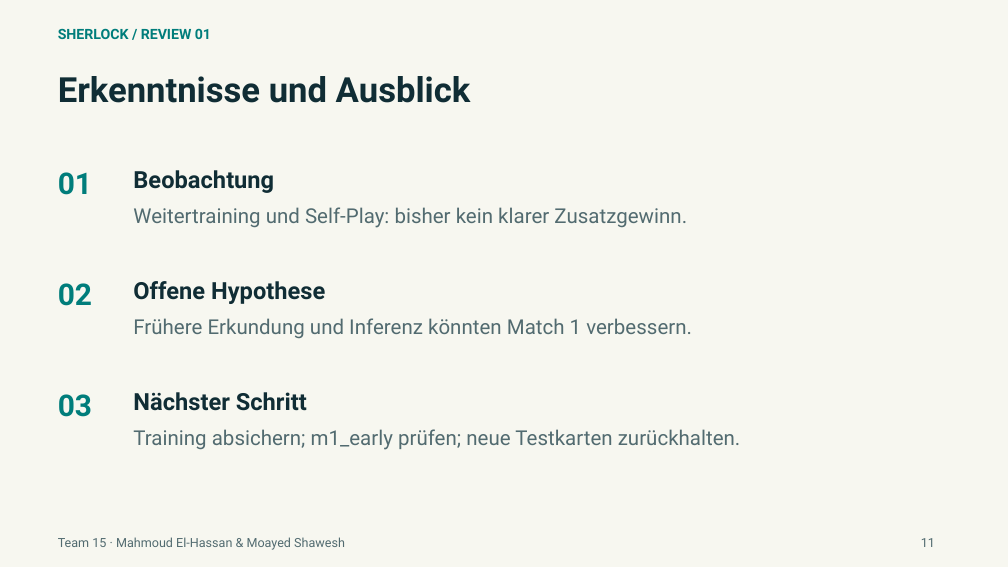
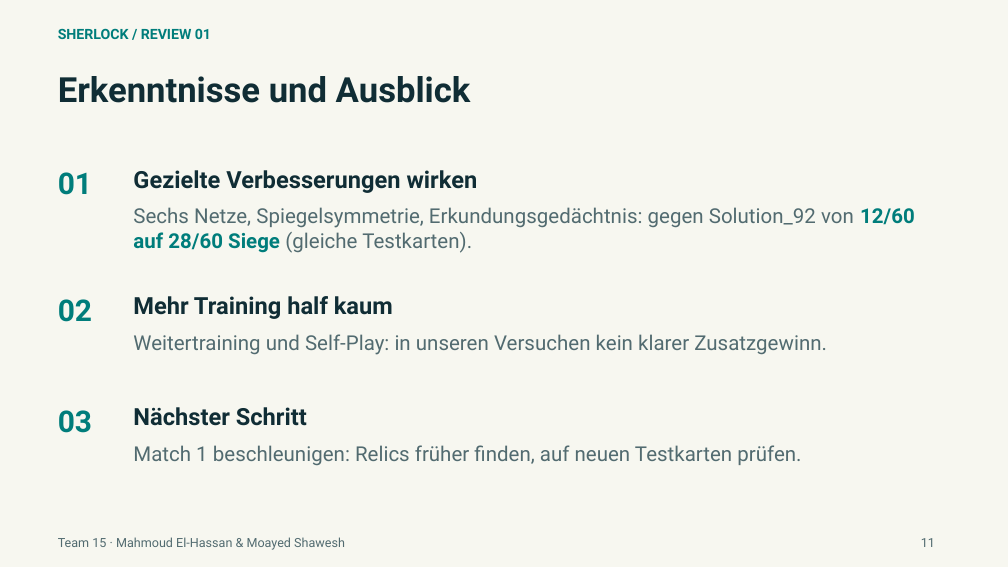
Before and after one commit to elhassanmahmoud/sherlock-luxAI-team15, a slide deck: slide 11 of docs/presentation/Sherlock_Review_16-10-2026.pptx. Drawn at 1008x567 pixels with LibreOffice and Linux fonts; fonts in the diff are those of the drawing. Boxes give left, top, right and bottom in pixels: in the first picture for what was removed or moved away, otherwise in the second. Text is boxed around its words. In the diff, an @@ line names an element or a change of style, - is before the commit and + after.

```diff
--- a/docs/presentation/Sherlock_Review_16-10-2026.pptx
+++ b/docs/presentation/Sherlock_Review_16-10-2026.pptx
@@ text at [133, 170, 478, 193]: text changed @@
-Beobachtung
+Gezielte Verbesserungen wirken
@@ text at [133, 207, 915, 253]: text changed @@
-Weitertraining und Self-Play: bisher kein klarer Zusatzgewinn.
+Sechs Netze, Spiegelsymmetrie, Erkundungsgedächtnis: gegen Solution_92 von 12/60 auf 28/60 Siege (gleiche Testkarten).
@@ text at [133, 296, 393, 319]: text changed @@
-Offene Hypothese
+Mehr Training half kaum
@@ text at [133, 334, 827, 355]: text changed @@
-Frühere Erkundung und Inferenz könnten Match 1 verbessern.
+Weitertraining und Self-Play: in unseren Versuchen kein klarer Zusatzgewinn.
@@ 3 texts: place and size @@
-3 texts at [58, 283, 307, 417]
+3 texts at [58, 299, 307, 433]
@@ text at [133, 445, 801, 465]: text changed @@
-Training absichern; m1_early prüfen; neue Testkarten zurückhalten.
+Match 1 beschleunigen: Relics früher finden, auf neuen Testkarten prüfen.
```
Also in this commit, not shown: 3 other slides changed, 1 slide added, 11 other files.
